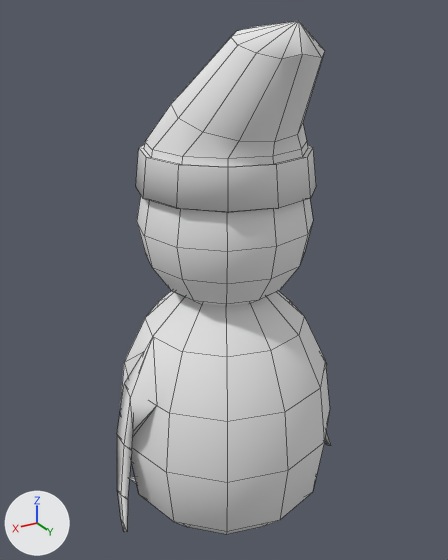
Before and after pictures for a commit that changed the Blender file Unity/ld37/Assets/Models/customer2.blend.
One viewpoint serves both versions: a camera (50 mm lens) standing at (1.83, 3.03, 3.3) and looking at (-0.06, -0.12, 1.72). The axes (+X, +Y, +Z) are drawn at lower left. The lights are the same throughout. Mesh edges are drawn as thin lines.

The first picture shows 'Customer2Hat', 'Penguin'.
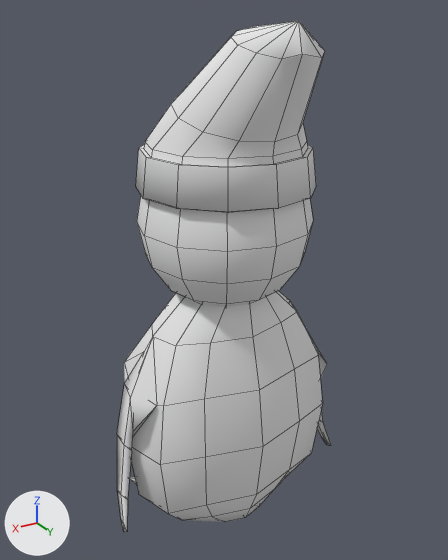
Location of each change, [x1, y1, x2, y2] in pixels of the pictures (448 x 560 px; the box of a moved part takes in the faces that stretch with it):
'Penguin', reshaped
    before: [117, 196, 331, 535]
    after: [117, 196, 331, 532]
part 1 of me_penguin, moved or reshaped
    before: [120, 291, 330, 535]
    after: [124, 291, 323, 522]

Edits to the bpy script that builds the scene:
```text
Change me_penguin:
    used by ob_penguin; location = (0.0, 0.0, 0.816)
    remove me_penguin.from_pydata(...)  # 269 vertices, 301 faces; spans x -0.83..0.83, y -0.94..0.72, z -0.82..1.87
    add me_penguin.from_pydata(...)  # 269 vertices, 301 faces; spans x -0.83..0.83, y -0.94..0.52, z -0.82..1.87
    me_penguin part 1: 43 of 269 vertices moved; they spanned x -0.62..0.62, y -0.72..0.72, z -0.61..0.71 and now span x -0.62..0.62, y -0.83..0.46, z -0.61..0.71; mean shift (0.0, -0.1, 0.0); largest move (-0.33, 0.57, 0.38) -> (-0.33, 0.31, 0.38)
```
